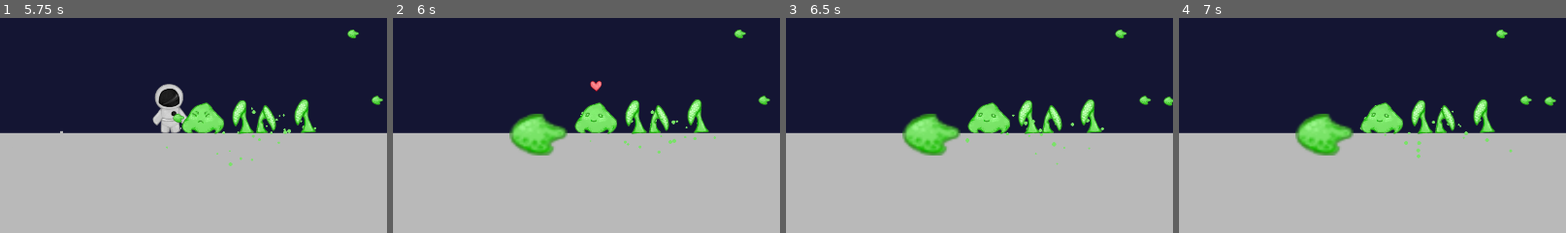
Above: before the commit, frames 1-4 (left to right).
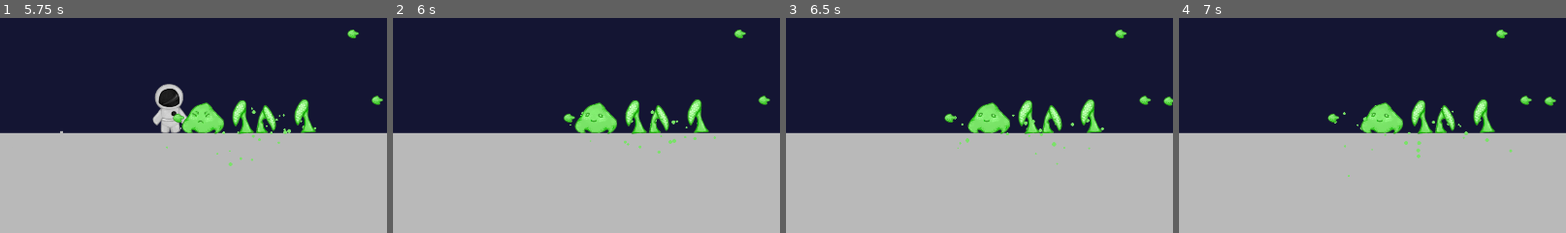
Above: after the commit, the same moments.

Repository: 7riciu/out-of-space
Game: Godot game, scene res://scenes/game.tscn
Two runs of this game, one before a commit and one after it. Both use one fixed random seed, a clock stepped at 60 frames per second and the inputs below.
Inputs (mouse positions are % of the whole screen's width and height, from its top left):
- Up to frame 1 (5.75 s): tap Enter at 0.5 s; move the mouse to (3, 33) at 0.52 s; hold D (Right) 0.53-2.03 s; tap E (e) at 0.6, 1.55, 2.1, 3.05, 3.8, 4.35, 5.3 s; tap Space (Jump) at 0.77, 1.52, 3.02, 3.77, 4.52 s; move the mouse to (30, 55) at 1.27 s; click (30, 55) at 1.35 s; move the mouse to (60, 27) at 2.02 s; hold A (Left) 2.03-2.78 s; move the mouse to (45, 70) at 2.77 s; hold D (Right) 2.78-4.28 s; tap Alt at 2.85 s; move the mouse to (80, 65) at 3.52 s; tap Shift at 3.6 s; move the mouse to (20, 34) at 4.27 s; hold A (Left) 4.28-5.03 s; move the mouse to (55, 50) at 5.02 s; hold D (Right) from 5.03 s (still down); click (55, 50) at 5.1 s
- Up to frame 2 (6 s): move the mouse to (35, 24) at 5.77 s; release D (Right) at 5.78 s; hold A (Left) from 5.78 s (still down); tap E (e) at 5.85 s
- Up to frame 3 (6.5 s): keep holding A (Left); tap Space (Jump) at 6.02 s
- Up to frame 4 (7 s): keep holding A (Left); move the mouse to (72, 45) at 6.52 s; tap Alt at 6.6 s; tap Space (Jump) at 6.77 s; tap E (e) at 6.8 s
The pictures show only the part of the screen within x 50-100%, y 43-93%; the shares and areas given below are measured in that part.

Frame 1 is identical in both runs. In frame 2, 2.2% of the frame differs, in the area x 30-54%, y 29-64%; in frame 3, 2.1%; in frame 4, 2.1%.

Commit message:
Fixed some buhgs

Diff:
--- a/scripts/build_button.gd
+++ b/scripts/build_button.gd
@@ -6,7 +6,7 @@
 @onready var mouse_inside = false
 @onready var picked_block = false
 
-func _on_mouse_entexred() -> void:
+func _on_mouse_entered() -> void:
 	mouse_inside = true
 
 func _on_mouse_exited() -> void:
--- a/scripts/calm_plant.gd
+++ b/scripts/calm_plant.gd
@@ -2,8 +2,10 @@
 
 @onready var slime = get_tree().get_first_node_in_group("slime")
 @onready var slime_area = get_tree().get_first_node_in_group("slime_area")
+@onready var calm_plant = get_tree().get_first_node_in_group("calm_plant")
 @onready var slime_heart_scene = preload("res://scenes/slime_heart.tscn")
 @onready var slime_heart_instance = null
+@onready var slime_heart = false
 @onready var collected = false
 var can_interact = false
 
@@ -15,14 +17,15 @@
 	if can_interact and Input.is_action_just_pressed("e"):
 		collected = true
 
-	if slime_area.can_interact and Input.is_action_just_pressed("e"):
+	if slime_area.can_interact and calm_plant.collected and Input.is_action_just_pressed("e"):
 		slime.happy = true
-		if slime_heart_instance == null:
+		if slime_heart_instance == null and not slime_heart:
 			slime_heart_instance = slime_heart_scene.instantiate()
 			slime_heart_instance.global_position = slime.position + Vector2(0, -65)
 			get_tree().current_scene.add_child(slime_heart_instance)
 			await get_tree().create_timer(0.5).timeout
 			slime_heart_instance.queue_free()
+			slime_heart = true
 
 func on_body_entered(body):
 	if body.is_in_group("player"):
